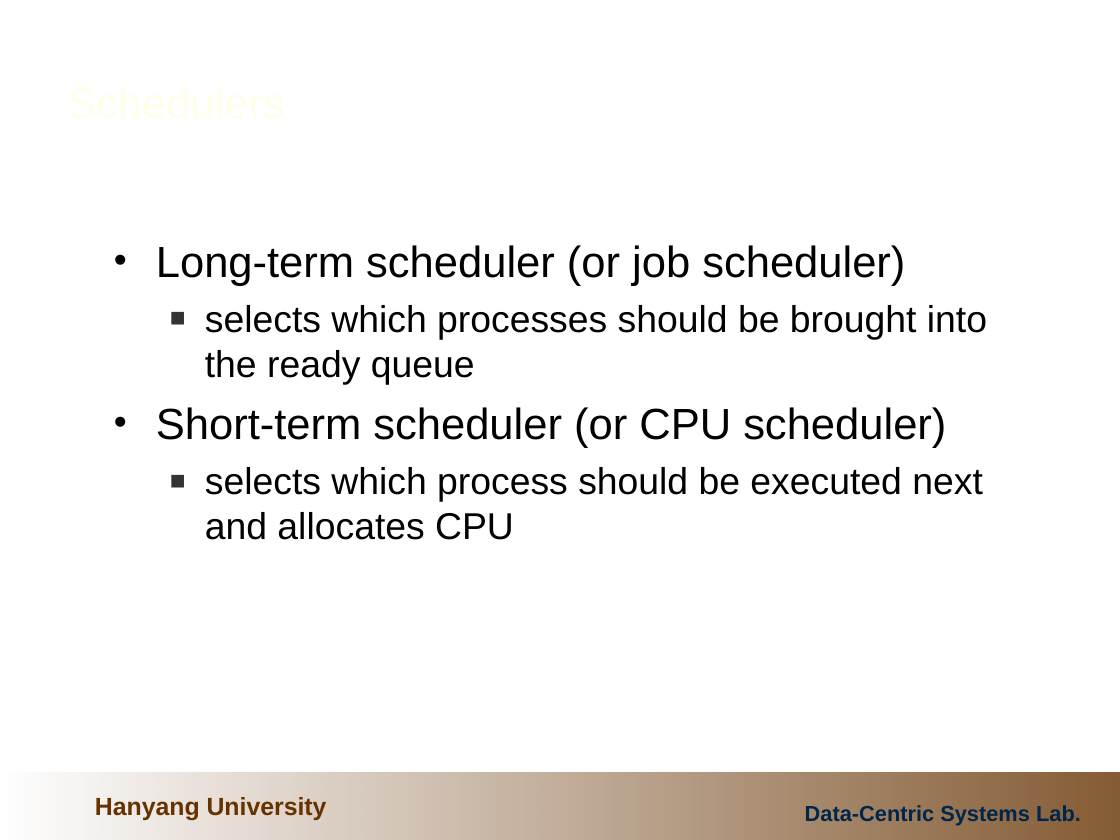
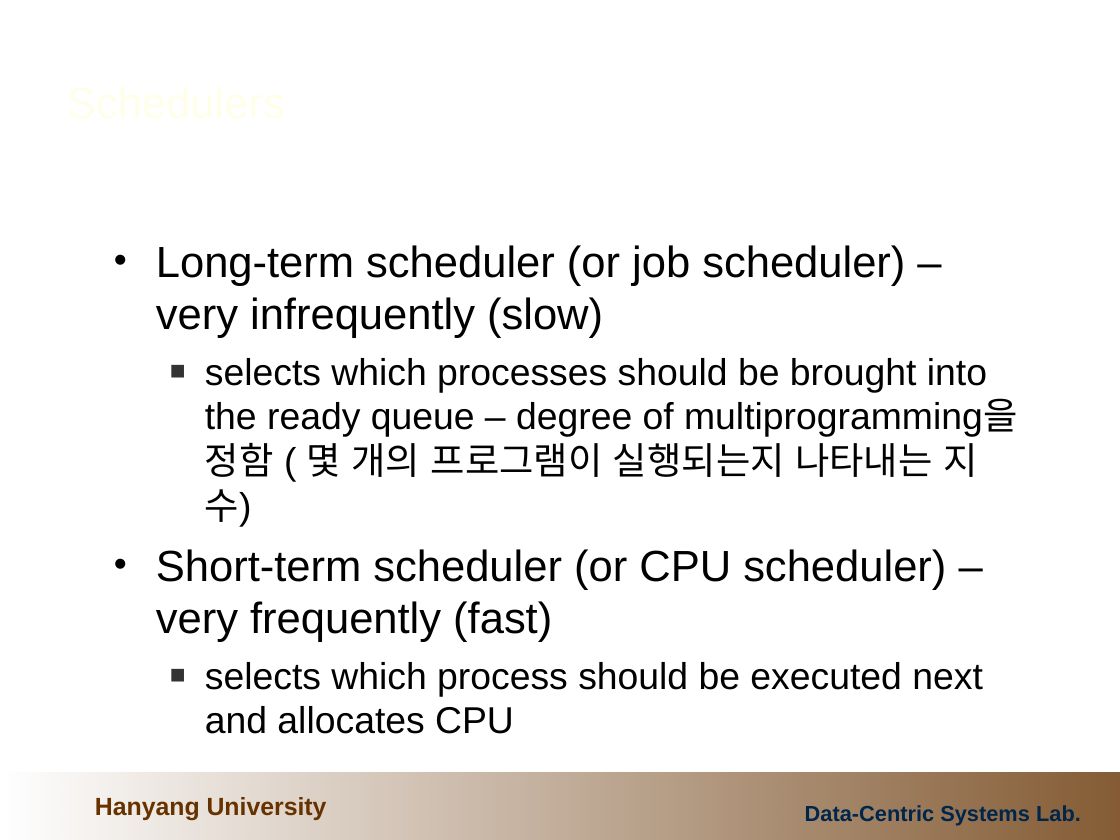
Before and after one commit to cocojk/major, a slide deck: slide 12 of os/이론/3.ProcessesAndThreads.ppt. Drawn at 1120x840 pixels with LibreOffice and Linux fonts; fonts in the diff are those of the drawing; background and template pictures are left out. Boxes give left, top, right and bottom in pixels: in the first picture for what was removed or moved away, otherwise in the second. Text is boxed around its words. In the diff, an @@ line names an element or a change of style, - is before the commit and + after.

```diff
--- a/os/이론/3.ProcessesAndThreads.ppt
+++ b/os/이론/3.ProcessesAndThreads.ppt
@@ text at (x1=156, y1=245, x2=1017, y2=642): text changed @@
-• Long-term scheduler (or job scheduler)
-  ■ selects which processes should be brought into the ready queue
-• Short-term scheduler (or CPU scheduler)
+• Long-term scheduler (or job scheduler) – very infrequently (slow)
+  ■ selects which processes should be brought into the ready queue – degree of multiprogramming을 정함 ( 몇 개의 프로그램이 실행되는지 나타내는 지수)
+• Short-term scheduler (or CPU scheduler) – very frequently (fast)
```
Also in this commit, not shown: 7 other slides changed, 4 slides added, 9 other files.
